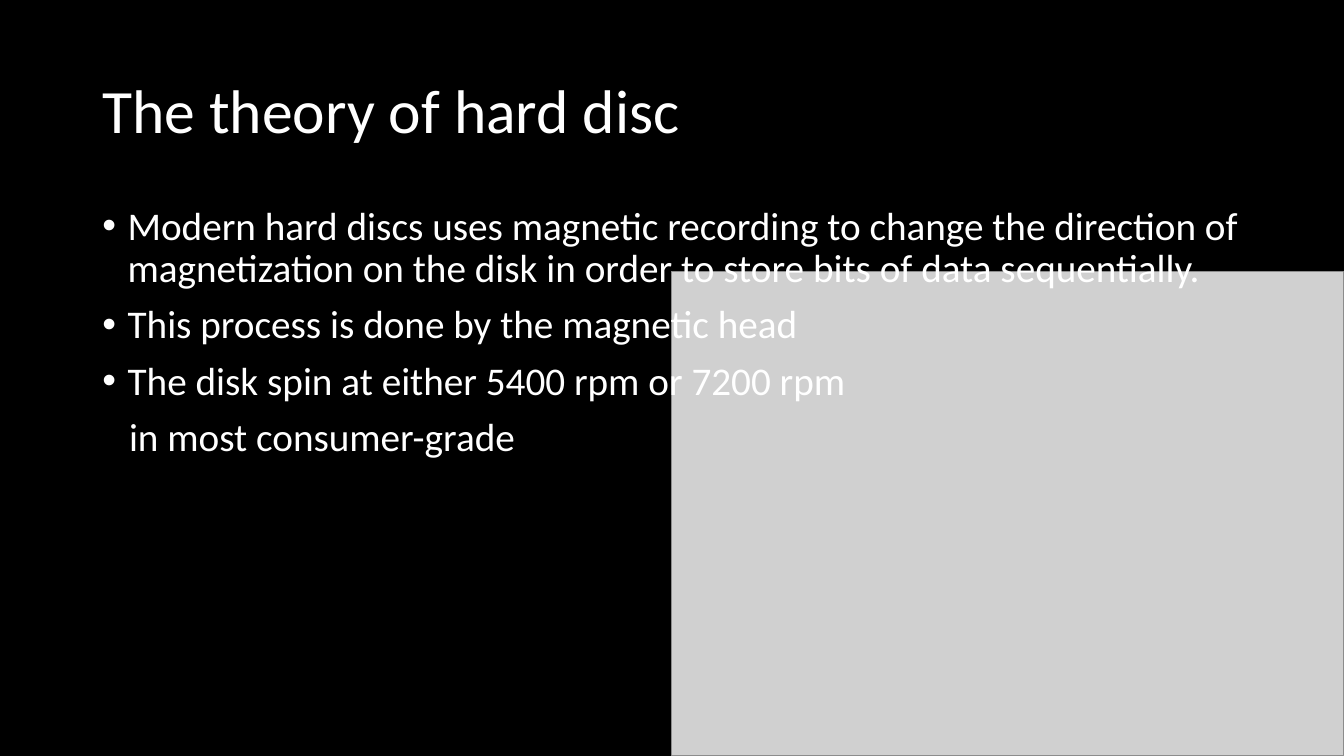
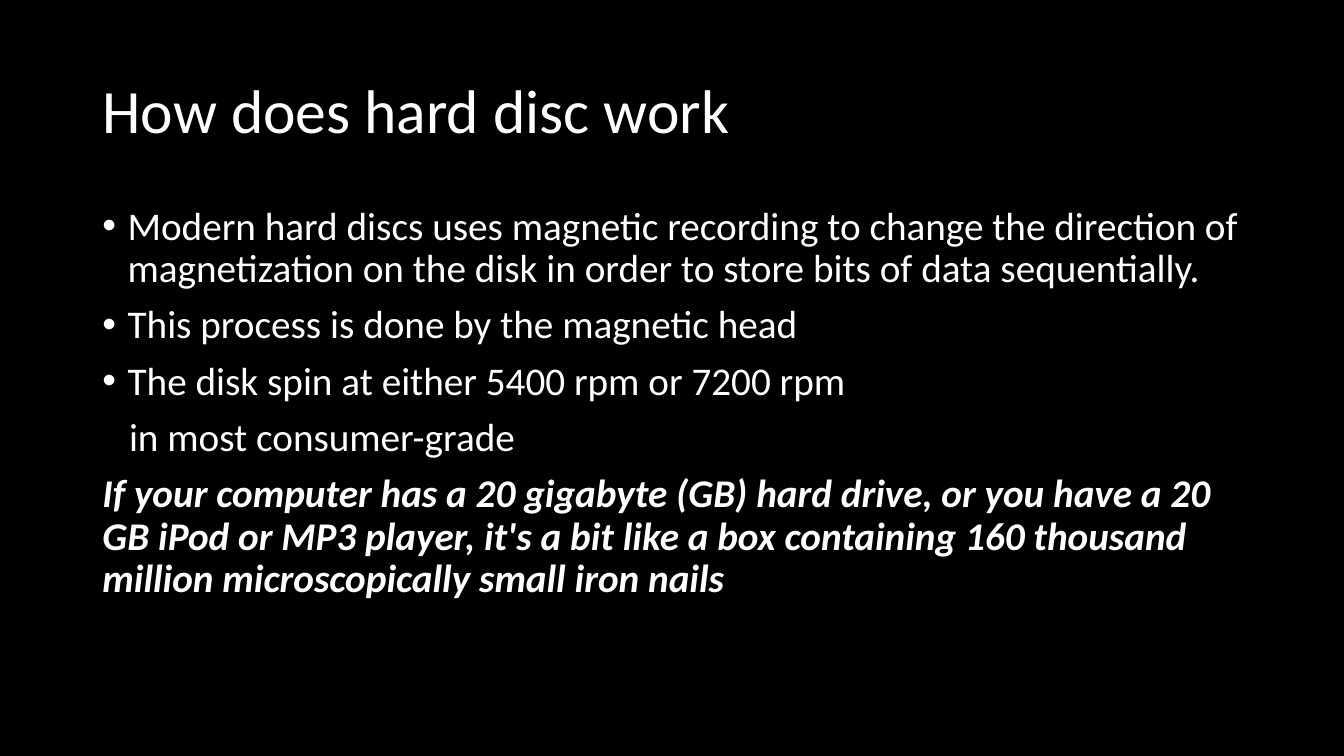
Before and after one commit to linzexinmasterchief/SchoolWorks, a slide deck: slide 8 of computerScience/hard disc.pptx (slide 6 before the commit). Drawn at 1344x756 pixels with LibreOffice and Linux fonts; fonts in the diff are those of the drawing; grey boxes stand for pictures. Boxes give left, top, right and bottom in pixels: in the first picture for what was removed or moved away, otherwise in the second. Text is boxed around its words. In the diff, an @@ line names an element or a change of style, - is before the commit and + after.

```diff
--- a/computerScience/hard disc.pptx
+++ b/computerScience/hard disc.pptx
@@ title at bbox=[102, 90, 729, 134]: text changed @@
-The theory of hard disc
+How does hard disc work
@@ picture removed at bbox=[673, 272, 1344, 756] @@
@@ text at bbox=[102, 478, 1210, 598]: paragraph added @@
+If your computer has a 20 gigabyte (GB) hard drive, or you have a 20 GB iPod or MP3 player, it's a bit like a box containing 160 thousand million microscopically small iron nails
```
Also in this commit, not shown: 5 other slides changed, 6 slides added, 3 slides removed, 3 other files.
